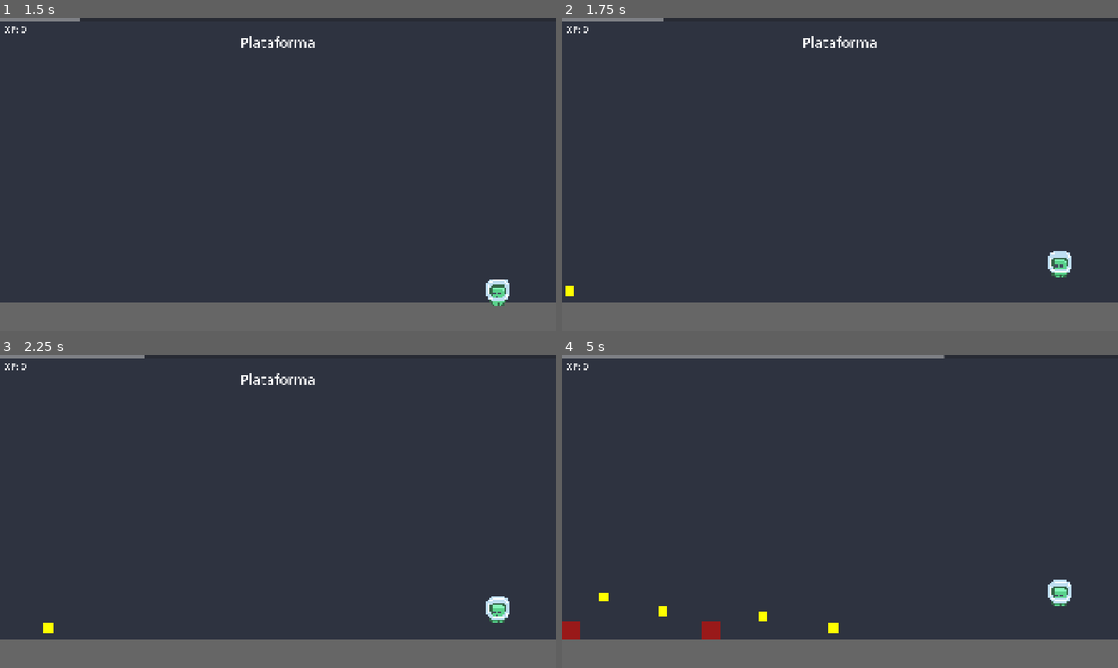
Above: before the commit, frames 1-4 (two rows, left to right).
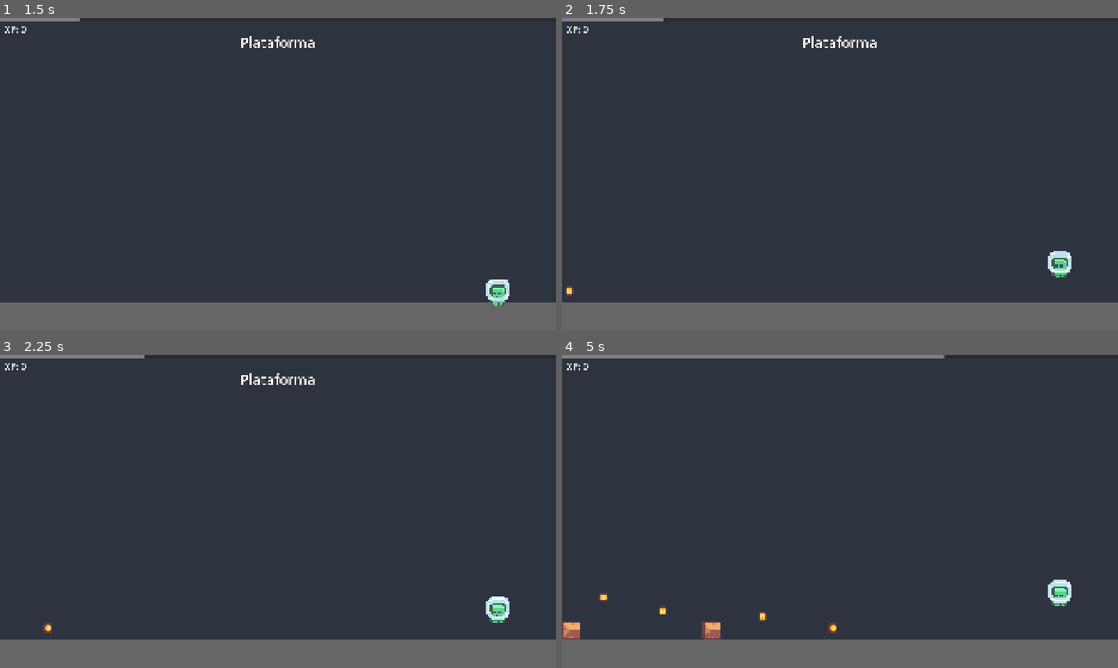
Above: after the commit, the same moments.

Repository: neoasistant-bot/runner-godot
Game: Godot game, scene res://scenes/main_menu.tscn
Same seed, same stepped clock (60 frames per second), same inputs: the game is played once before the commit and once after it.
Inputs (mouse positions are in pixels of both pictures, inside the frame that each line leads up to):
- Up to frame 1 (1.5 s): click "PLAY" at 0.5 s; tap Enter at 1.25 s; move the mouse to (400, 158) at 1.27 s; hold D (move_right) from 1.28 s (still down); click (400, 158) at 1.42 s
- Up to frame 2 (1.75 s): keep holding D (move_right); tap W (move_up) at 1.52 s
- Up to frame 3 (2.25 s): keep holding D (move_right); move the mouse to (166, 527) at 2.02 s
- Up to frame 4 (5 s): tap W (move_up) at 2.27, 3.77, 4.52 s; move the mouse to (895, 442) at 2.77 s; release D (move_right) at 2.78 s; hold A (move_left) 2.78-3.53 s; move the mouse to (812, 574) at 3.52 s; hold D (move_right) from 3.53 s (still down); click (812, 574) at 3.67 s; move the mouse to (1006, 558) at 4.27 s

Frame 1 is identical in both runs. In frame 2, less than 0.1% of the frame differs, in the area x 0-3%, y 85-89%; in frame 3, less than 0.1%; in frame 4, 0.6%, in the area x 0-50%, y 76-91%.
Error after the commit: Invalid assignment of property or key 'color' with value of type 'Color' on a base object of type 'null instance'. (res://scripts/obstacle.gd:7)

Commit message:
feat(sprites): V1-02 replace ColorRect placeholders with Kenney sprites
- Obstacle: Now uses tile_0048 (crate) instead of red ColorRect
- Coin: Now uses tile_0151 (coin) instead of yellow ColorRect
- Teleporter: Now uses tile_0129 instead of purple ColorRect
- Adjusted collision sizes to match sprite scales

Part of V1-02: Verificar y ajustar sprites básicos

Diff:
--- a/scenes/coin.tscn
+++ b/scenes/coin.tscn
@@ -1,19 +1,17 @@
-[gd_scene load_steps=3 format=3]
+[gd_scene load_steps=4 format=3]
 
 [ext_resource type="Script" path="res://scripts/coin.gd" id="1"]
+[ext_resource type="Texture2D" path="res://assets/kenney/Tiles/tile_0151.png" id="2"]
 
 [sub_resource type="CircleShape2D" id="coin_collision"]
-radius = 14.0
+radius = 20.0
 
 [node name="Coin" type="Area2D"]
 script = ExtResource("1")
 
-[node name="ColorRect" type="ColorRect" parent="."]
-offset_left = -16.0
-offset_top = -16.0
-offset_right = 16.0
-offset_bottom = 16.0
-color = Color(1, 1, 0, 1)
+[node name="Sprite2D" type="Sprite2D" parent="."]
+texture = ExtResource("2")
+scale = Vector2(2.5, 2.5)
 
 [node name="CollisionShape2D" type="CollisionShape2D" parent="."]
 shape = SubResource("coin_collision")
--- a/scenes/obstacle.tscn
+++ b/scenes/obstacle.tscn
@@ -1,19 +1,17 @@
-[gd_scene load_steps=3 format=3]
+[gd_scene load_steps=4 format=3]
 
 [ext_resource type="Script" path="res://scripts/obstacle.gd" id="1"]
+[ext_resource type="Texture2D" path="res://assets/kenney/Tiles/tile_0048.png" id="2"]
 
 [sub_resource type="RectangleShape2D" id="obstacle_collision"]
-size = Vector2(28, 28)
+size = Vector2(56, 56)
 
 [node name="Obstacle" type="Area2D"]
 script = ExtResource("1")
 
-[node name="ColorRect" type="ColorRect" parent="."]
-offset_left = -16.0
-offset_top = -16.0
-offset_right = 16.0
-offset_bottom = 16.0
-color = Color(1, 0, 0, 1)
+[node name="Sprite2D" type="Sprite2D" parent="."]
+texture = ExtResource("2")
+scale = Vector2(3.5, 3.5)
 
 [node name="CollisionShape2D" type="CollisionShape2D" parent="."]
 shape = SubResource("obstacle_collision")
--- a/scenes/teleporter.tscn
+++ b/scenes/teleporter.tscn
@@ -1,29 +1,27 @@
-[gd_scene load_steps=3 format=3]
+[gd_scene load_steps=4 format=3]
 
 [ext_resource type="Script" path="res://scripts/teleporter.gd" id="1"]
+[ext_resource type="Texture2D" path="res://assets/kenney/Tiles/tile_0129.png" id="2"]
 
 [sub_resource type="RectangleShape2D" id="teleporter_collision"]
-size = Vector2(60, 196)
+size = Vector2(60, 100)
 
 [node name="Teleporter" type="Area2D"]
 script = ExtResource("1")
 
-[node name="ColorRect" type="ColorRect" parent="."]
-offset_left = -32.0
-offset_top = -100.0
-offset_right = 32.0
-offset_bottom = 100.0
-color = Color(0.6, 0, 0.9, 0.8)
+[node name="Sprite2D" type="Sprite2D" parent="."]
+texture = ExtResource("2")
+scale = Vector2(5, 5)
 
 [node name="CollisionShape2D" type="CollisionShape2D" parent="."]
 shape = SubResource("teleporter_collision")
 
 [node name="Label" type="Label" parent="."]
 offset_left = -50.0
-offset_top = -12.0
+offset_top = 50.0
 offset_right = 50.0
-offset_bottom = 12.0
-text = "TELEPORT"
+offset_bottom = 74.0
+text = "→ NEXT"
 horizontal_alignment = 1
 
 [connection signal="body_entered" from="." to="." method="_on_body_entered"]
